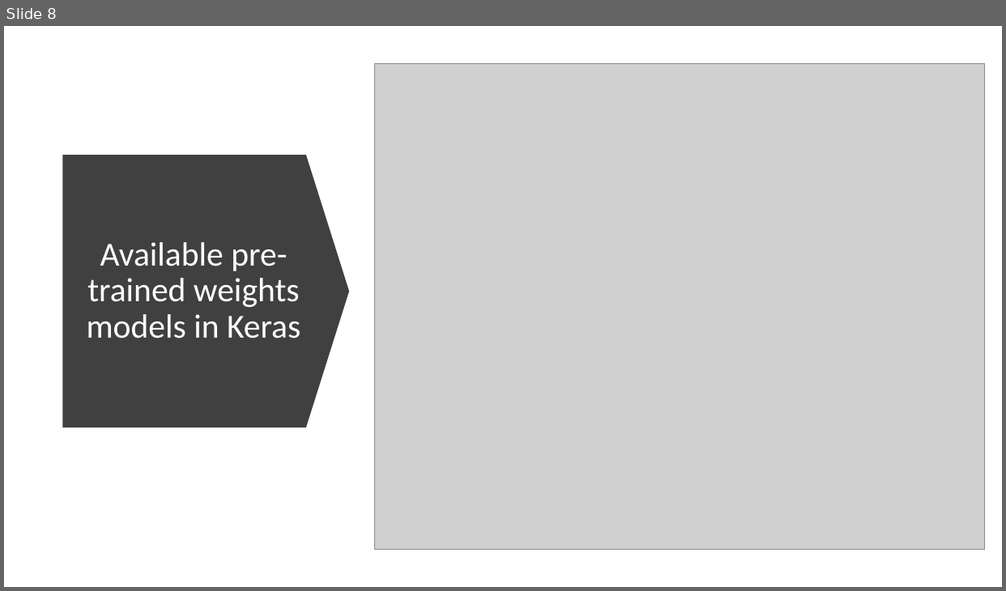
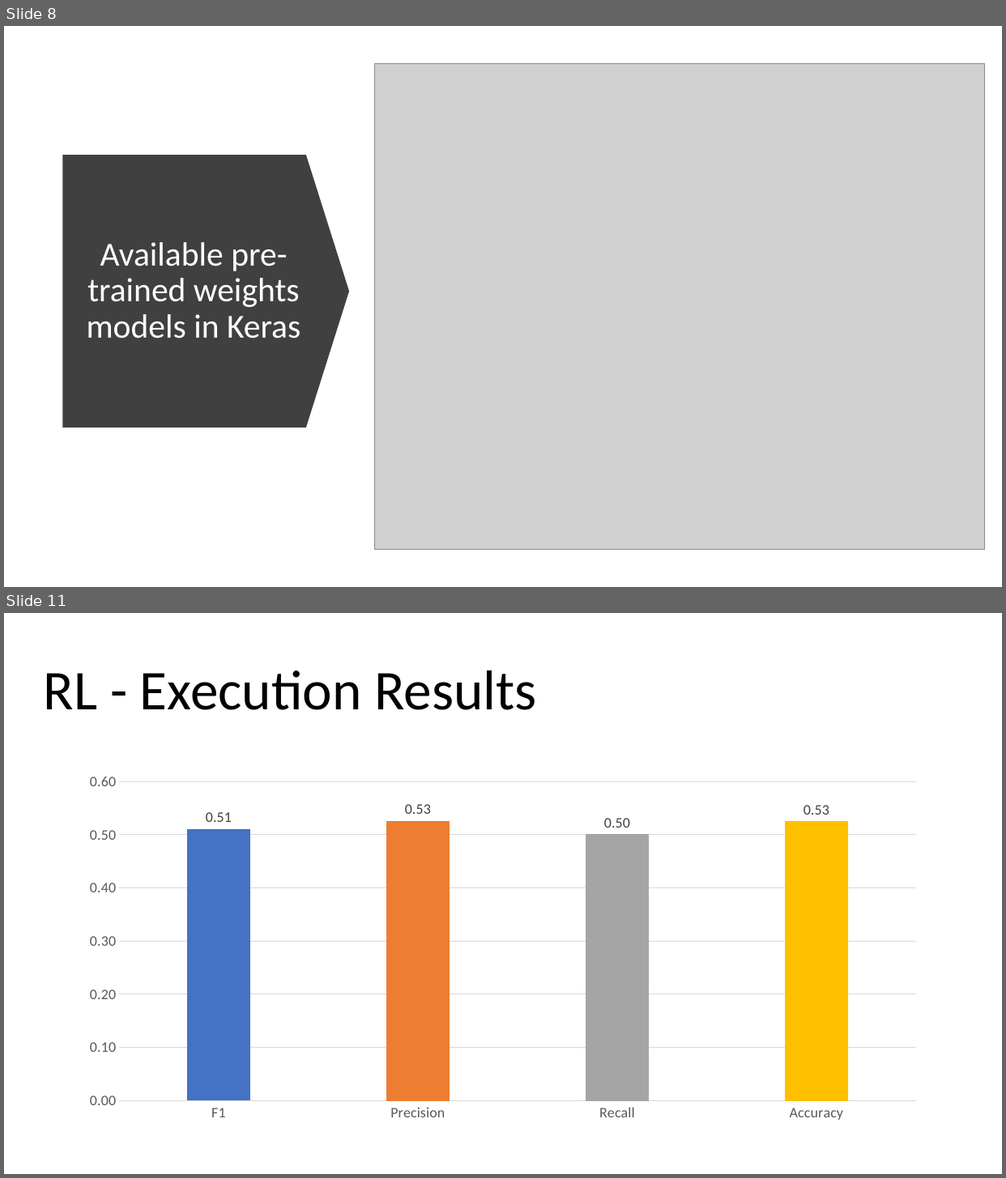
Before and after one commit to lirielly/Advanced-Topics-in-Artificial-Intelligence, a slide deck: TAIA - Image Classification.pptx. Shown one above the other, each under a label of ours: slide 8 before the commit, slides 8 and 11 after it; the slides between them are not shown. The pictures are 1006x591 and 1006x1178 pixels, drawn with LibreOffice and Linux fonts; fonts in the diff are those of the drawing; grey boxes stand for pictures. Boxes give left, top, right and bottom in pixels: in the first picture for what was removed or moved away, otherwise in the second. Text is boxed around its words. In the diff, an @@ line names an element or a change of style, - is before the commit and + after.

Commit message:
add RL results

```diff
--- a/TAIA - Image Classification.pptx
+++ b/TAIA - Image Classification.pptx
@@ slide 11 added at (4, 613, 1002, 1174), background #FFFFFF @@
@@ text added at (44, 671, 536, 710), 54 pt, text #000000 @@
+RL - Execution Results
@@ column chart added at (73, 766, 934, 1130) @@
+categories: F1, Precision, Recall, Accuracy
+Series 1: 0.51, 0.53, 0.5, 0.53
```
Also in this commit, not shown: 2 slides changed, 1 other slide added, 1 other file.
